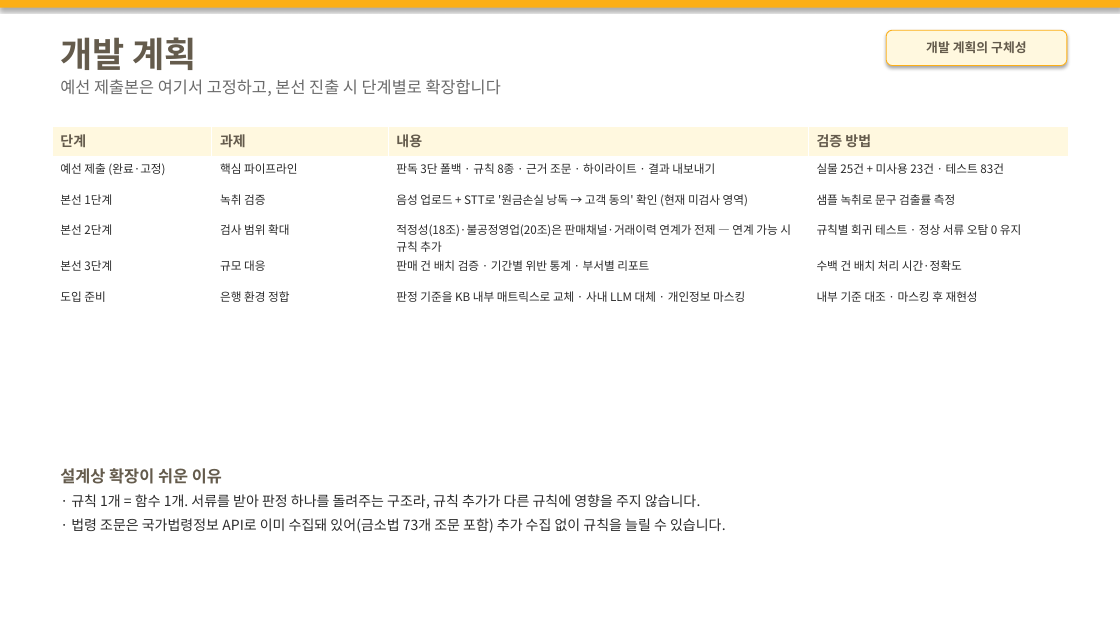
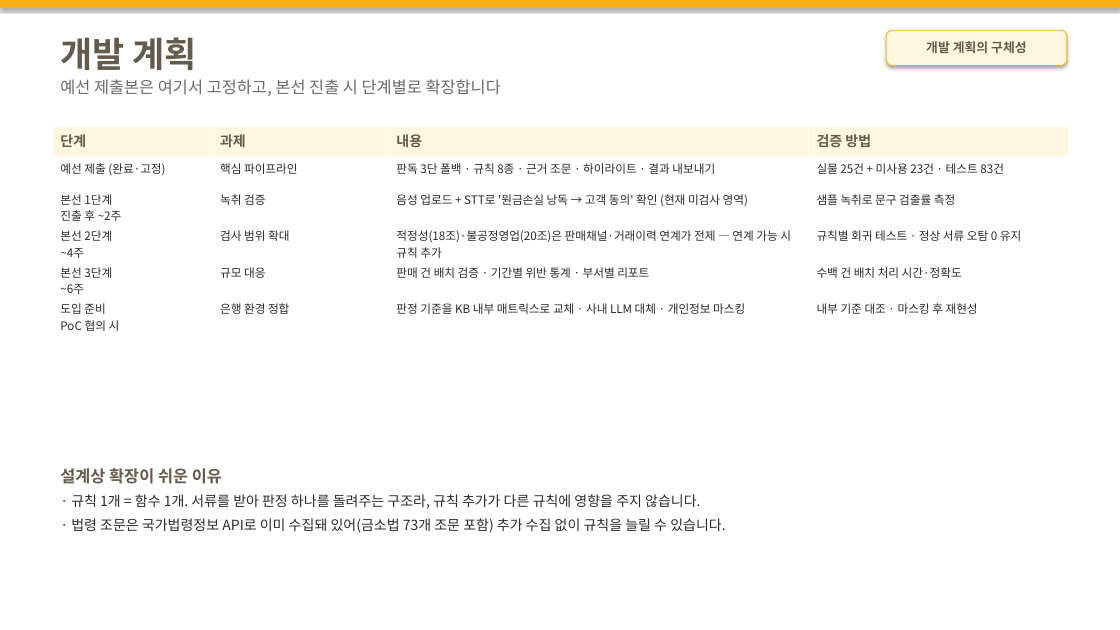
Before and after one commit to M0282/26KBAI_LW, a slide deck: slide 19 of docs/기술설명서_초안.pptx. Drawn at 1120x630 pixels with LibreOffice and Linux fonts; fonts in the diff are those of the drawing. Boxes give left, top, right and bottom in pixels: in the first picture for what was removed or moved away, otherwise in the second. Text is boxed around its words. In the diff, an @@ line names an element or a change of style, - is before the commit and + after.

```diff
--- a/docs/기술설명서_초안.pptx
+++ b/docs/기술설명서_초안.pptx
@@ table at [52,126,1069,335] @@
-row 3, column 1: 본선 1단계
+row 3, column 1: 본선 1단계 진출 후 ~2주
-row 4, column 1: 본선 2단계
+row 4, column 1: 본선 2단계 ~4주
-row 5, column 1: 본선 3단계
+row 5, column 1: 본선 3단계 ~6주
-row 6, column 1: 도입 준비
+row 6, column 1: 도입 준비 PoC 협의 시
```
Also in this commit, not shown: 1 slide added, 1 other file.
